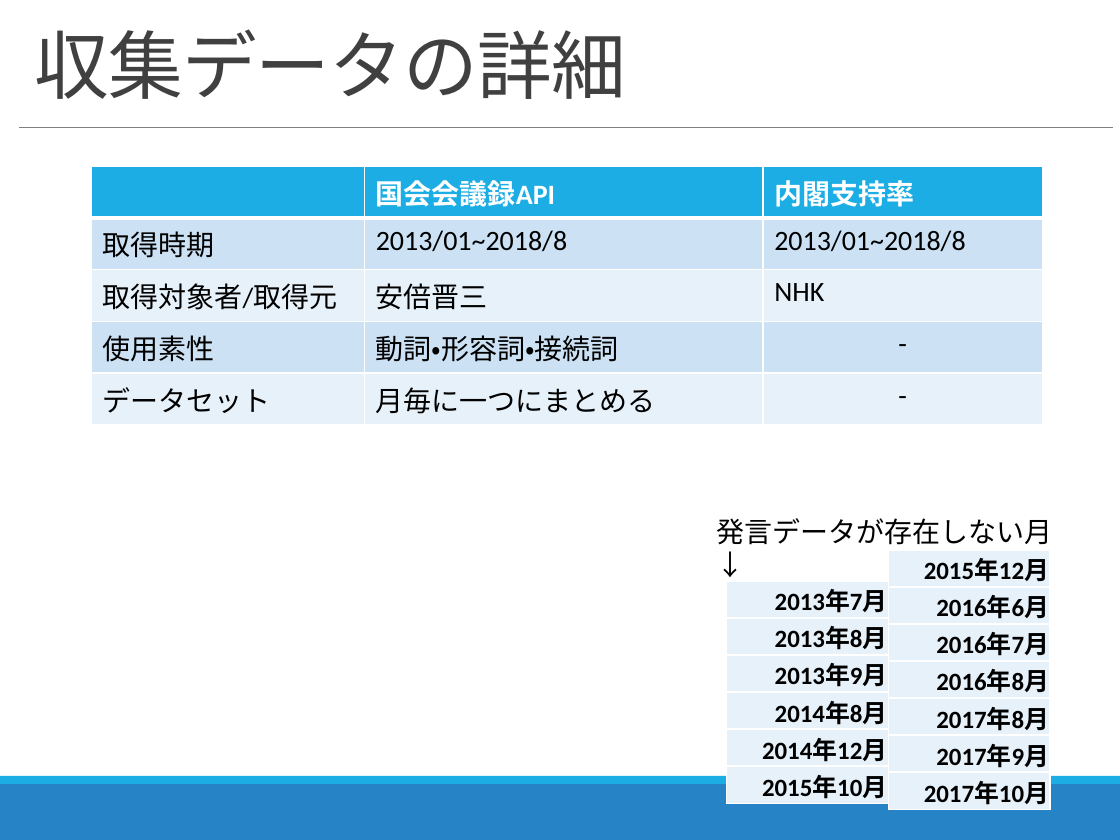
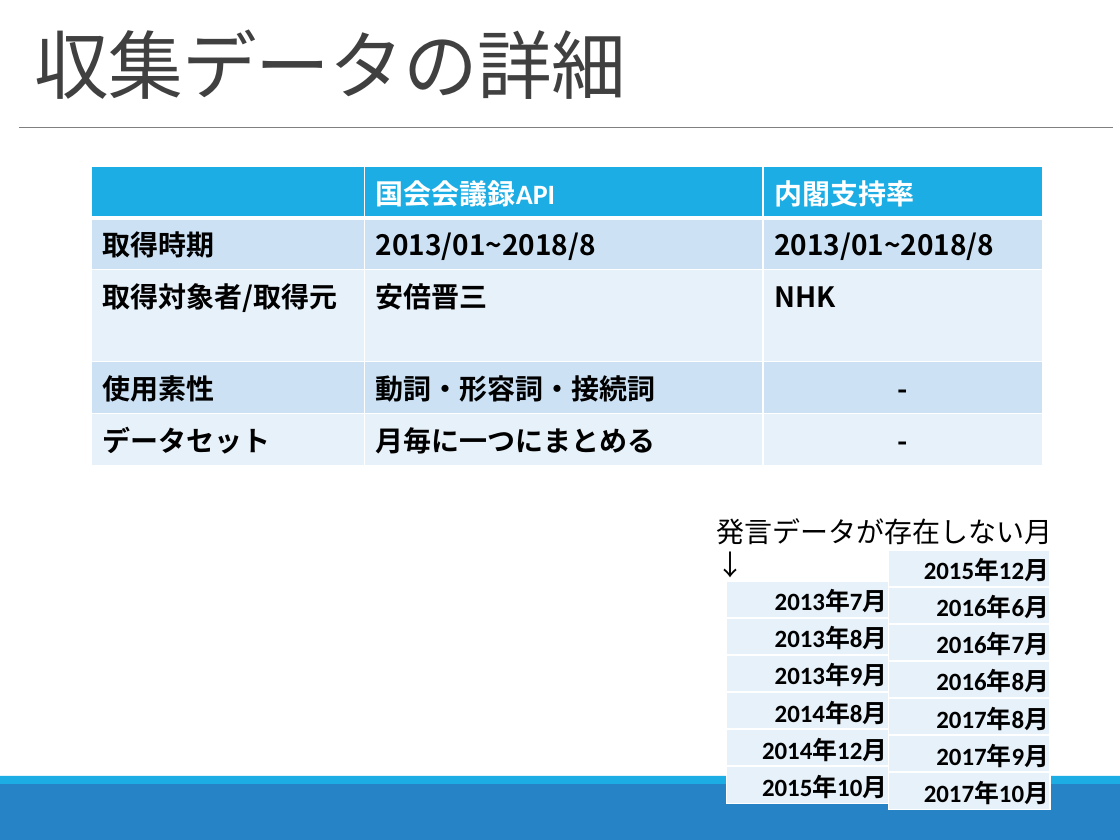
Before and after one commit to zerebom/Time-series-analysis, a slide deck: slide 8 of Excel/2018_09_25進捗報告.pptx. Drawn at 1120x840 pixels with LibreOffice and Linux fonts; fonts in the diff are those of the drawing. Boxes give left, top, right and bottom in pixels: in the first picture for what was removed or moved away, otherwise in the second. Text is boxed around its words. In the diff, an @@ line names an element or a change of style, - is before the commit and + after.

```diff
--- a/Excel/2018_09_25進捗報告.pptx
+++ b/Excel/2018_09_25進捗報告.pptx
@@ table at (92, 166, 1043, 458) @@
@@ font Calibri to Noto Sans CJK JP, bold on in "取得時期", "2013/01~2018/8", "2013/01~2018/8", "取得対象者/取得元" and 8 more places @@
```
Also in this commit, not shown: 9 other slides changed, 7 slides added, 1 slide removed, 8 other files.
